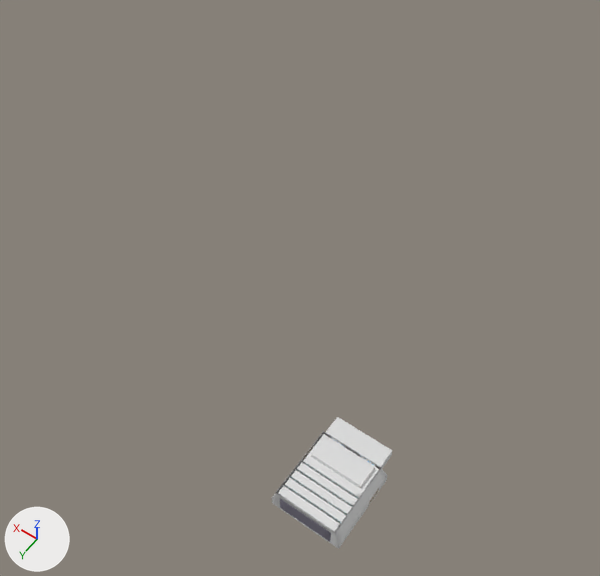
What one commit did to the Blender file B Files/HangerScene_01.blend.
One viewpoint serves both versions: a camera (50 mm lens) standing at (-10.1, 18.9, 56.5) and looking at (14.1, -15.0, 3.2). The lights are fixed; the arrows at lower left show +X, +Y and +Z. The same objects are shown in both versions, whatever each file hides.

In view in the first picture: 'Bar Lights', 'HangerBlastShield_Closed', 'HangerDoorRims_Small', 'HangerDoors_Small', 'Roof', 'WallMain_Short_Entrance', 'WallMain_Short_w_Room', 'WallsMain_Long'.
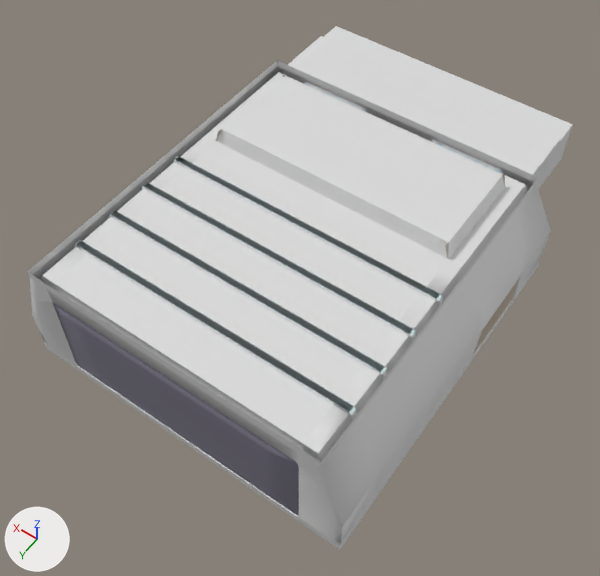
Where the newer file only moved an object's origin or applied its transform, the numbers keep the older frame.

Location of each change, [x1, y1, x2, y2] in pixels of the pictures (600 x 576 px):
'Roof', mesh rescaled (379% wider, 291% taller): before [276, 431, 382, 534]; after [27, 60, 538, 466]
'WallsMain_Long', moved, rescaled (350% wider, 312% taller): before [272, 432, 387, 548]; after [30, 66, 551, 547]
'WallMain_Short_w_Room', moved, rescaled: before [324, 417, 392, 470]; after [282, 26, 573, 191]
'HangerBlastShield_Closed', moved, rescaled (375% wider, 386% taller): before [280, 499, 331, 542]; after [53, 303, 299, 516]
'WallMain_Short_Entrance', moved, rescaled (355% wider, 384% taller): before [273, 493, 338, 547]; after [36, 276, 335, 541]
'Bar Lights', modifiers changed, rescaled (368% wider, 319% taller): before [280, 462, 358, 524]; after [74, 156, 443, 419]
'Floor', moved, rescaled: before [273, 481, 386, 549]; after [46, 263, 539, 549]
'HangerDoors_Small', moved, rescaled: before [303, 445, 379, 504]; after [474, 282, 517, 353]
'HangerDoorRims_Small', mesh rescaled, moved: before [307, 452, 379, 506]; after [471, 276, 520, 360]
'Roof_Padding', moved, rescaled (not visible before): after [214, 74, 506, 258]
'Windows', moved, rescaled: before [336, 441, 375, 466]; after [306, 83, 502, 174]

Edits to the bpy script that builds the scene:
```text
Change me_cubegridtooloutput_022e9146_016:
    where me_cubegridtooloutput_022e9146_016.from_pydata(...)  # 80 vertices, 36 faces; spans x 24.0..577.0, y -308.0..-80.0, z 100.0..216.0
    used by ob_bar_lights; location = (0.0, 0.0, 0.0); scale = (0.01, 0.01, 0.01)
    me_cubegridtooloutput_022e9146_016 part 1: the whole mesh is scaled about the mesh origin by 0.05
Change me_cubegridtooloutput_022e9146_002:
    where me_cubegridtooloutput_022e9146_002.from_pydata(...)  # 666 vertices, 610 faces; spans x 50.0..550.0, y -588.0..0.0, z 212.0..238.0
    used by ob_roof; location = (0.0, 0.0, 0.0); scale = (0.01, 0.01, 0.01)
    me_cubegridtooloutput_022e9146_002 part 2: the whole mesh is scaled about its middle by 5, then moved by (1138.0, -1175.0, 900.0)
Change me_cubegridtooloutput_022e9146_013:
    where me_cubegridtooloutput_022e9146_013.from_pydata(...)  # 14 vertices, 11 faces; spans x 576.5..586.0, y -521.1..-375.8, z 12.5..83.5
    used by ob_hangerdoors_small; location = (0.0, 0.0, 0.0); scale = (0.01, 0.01, 0.01)
    me_cubegridtooloutput_022e9146_013 part 3: the whole mesh is scaled about its middle by 0.05, then moved by (-552.8, 426.0, -45.6)
Change me_cubegridtooloutput_022e9146_007:
    where me_cubegridtooloutput_022e9146_007.from_pydata(...)  # 203 vertices, 164 faces; spans x 538.0..588.0, y -625.0..0.0, z 12.0..216.0
    used by ob_wallsmain_long; location = (0.0, 0.0, 0.0); scale = (0.01, 0.01, 0.01)
    me_cubegridtooloutput_022e9146_007 part 4: the whole mesh is scaled about the mesh origin by 0.05
Change me_cubegridtooloutput_022e9146_009:
    where me_cubegridtooloutput_022e9146_009.from_pydata(...)  # 222 vertices, 157 faces; spans x 300.0..575.0, y -755.0..-575.0, z 12.0..212.0
    used by ob_wallmain_short_w_room; location = (0.0, 0.0, 0.0); scale = (0.01, 0.01, 0.01)
    me_cubegridtooloutput_022e9146_009 part 5: the whole mesh is scaled about the mesh origin by 0.05
Change me_cubegridtooloutput_022e9146_010:
    where me_cubegridtooloutput_022e9146_010.from_pydata(...)  # 90 vertices, 63 faces; spans x 300.0..575.0, y -13.0..0.0, z 12.0..212.0
    used by ob_wallmain_short_entrance; location = (0.0, 0.0, 0.0); scale = (0.01, 0.01, 0.01)
    me_cubegridtooloutput_022e9146_010 part 6: the whole mesh is scaled about the mesh origin by 0.05
Change me_cubegridtooloutput_022e9146_012:
    where me_cubegridtooloutput_022e9146_012.from_pydata(...)  # 60 vertices, 49 faces; spans x 300.0..517.0, y -11.0..-1.0, z 12.0..182.0
    used by ob_hangerblastshield_closed; location = (0.0, 0.0, 0.0); scale = (0.01, 0.01, 0.01)
    me_cubegridtooloutput_022e9146_012 part 7: the whole mesh is scaled about the mesh origin by 0.05
Change me_cubegridtooloutput_022e9146_006:
    where me_cubegridtooloutput_022e9146_006.from_pydata(...)  # 36 vertices, 20 faces; spans x 364.1..492.2, y -602.8..-580.7, z 153.2..204.9
    used by ob_windows; location = (0.0, 0.0, 0.0); scale = (0.01, 0.01, 0.01)
    me_cubegridtooloutput_022e9146_006 part 8: the whole mesh is scaled about its middle by 0.05, then moved by (-407.3, 562.1, -170.1)
Change me_cubegridtooloutput_022e9146_011:
    where me_cubegridtooloutput_022e9146_011.from_pydata(...)  # 55 vertices, 40 faces; spans x -0.072..0.0, y 0.0..0.754, z 0.0..0.736
    me_cubegridtooloutput_022e9146_011 part 9: the whole mesh is scaled about the mesh origin by 5
Change ob_bar_lights:
    ob_bar_lights.scale: (0.01, 0.01, 0.01) -> (1.0, 1.0, 1.0)
    where _m = ob_bar_lights.modifiers.new('Solidify', 'SOLIDIFY')
    _m.thickness: 2.85 -> 0.03
Change ob_centercube:
    ob_centercube.location: (3.0, -3.12, 0.0) -> (14.38, -15.62, 0.0)
Change ob_floor:
    ob_floor.scale: (0.01, 0.01, 0.01) -> (1.0, 1.0, 1.0)
Change ob_roof_padding:
    ob_roof_padding.scale: (0.01, 0.01, 0.01) -> (1.0, 1.0, 1.0)
Change ob_hangerdoors_small:
    ob_hangerdoors_small.scale: (0.01, 0.01, 0.01) -> (1.0, 1.0, 1.0)
Change ob_wallsmain_long:
    ob_wallsmain_long.scale: (0.01, 0.01, 0.01) -> (1.0, 1.0, 1.0)
Change ob_wallmain_short_w_room:
    ob_wallmain_short_w_room.scale: (0.01, 0.01, 0.01) -> (1.0, 1.0, 1.0)
Change ob_wallmain_short_entrance:
    ob_wallmain_short_entrance.scale: (0.01, 0.01, 0.01) -> (1.0, 1.0, 1.0)
Change ob_hangerblastshield_closed:
    ob_hangerblastshield_closed.scale: (0.01, 0.01, 0.01) -> (1.0, 1.0, 1.0)
Change ob_windows:
    ob_windows.scale: (0.01, 0.01, 0.01) -> (1.0, 1.0, 1.0)
Change ob_hangerdoorrims_small:
    ob_hangerdoorrims_small.location: (5.81, -4.48, 0.12) -> (28.44, -22.42, 0.62)
```
